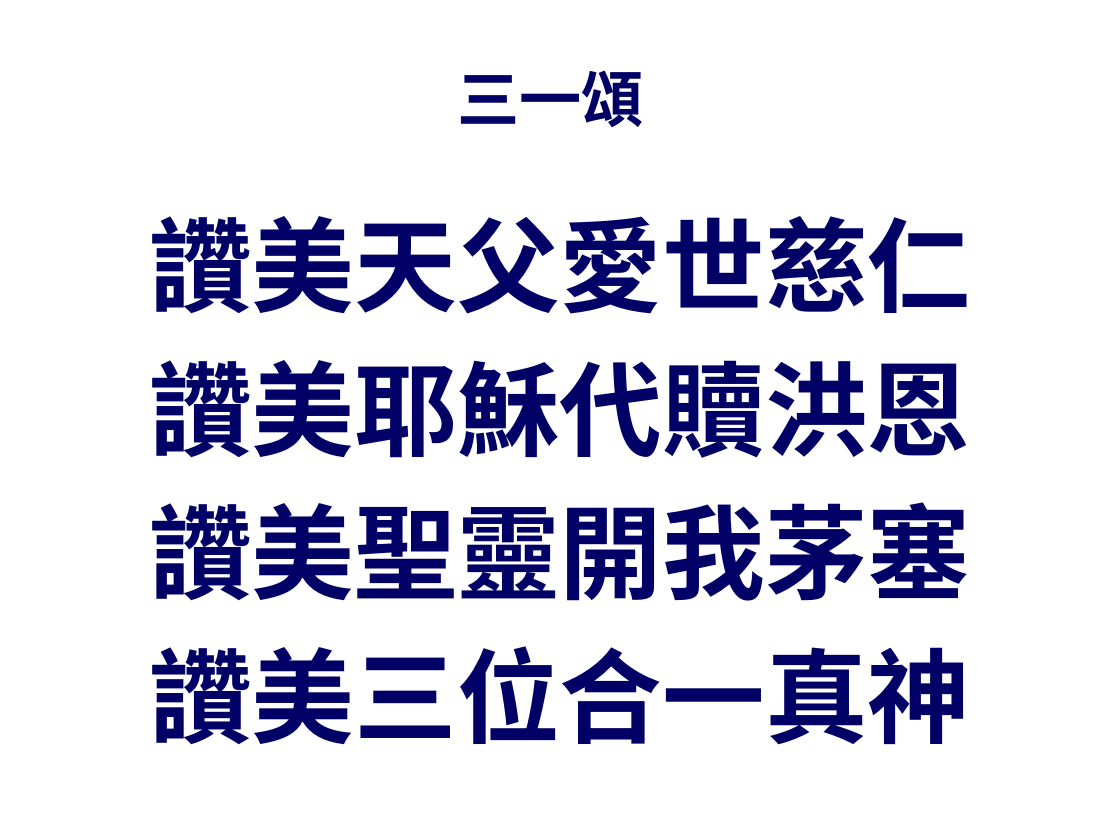
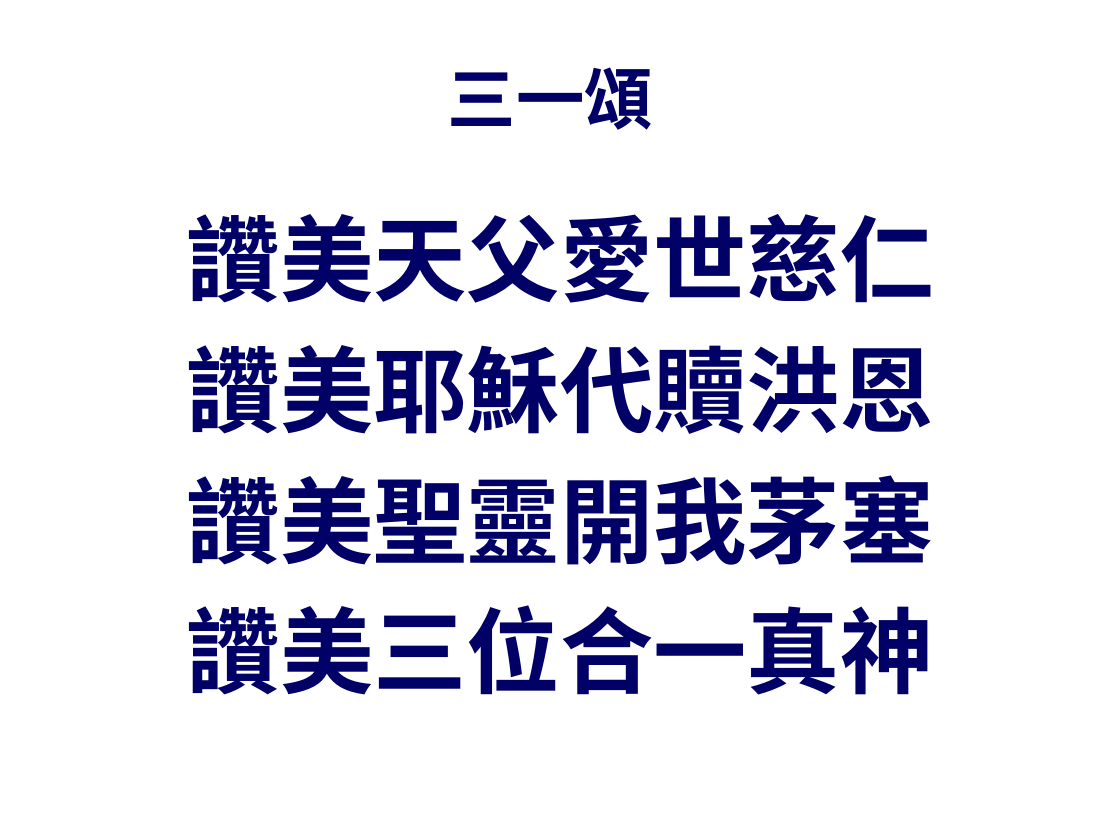
Before and after one commit to batisuoc/other-ppts, a slide deck: slide 17 of 崇拜流程.pptx. Drawn at 1120x840 pixels with LibreOffice and Linux fonts; fonts in the diff are those of the drawing; background and template pictures are left out. Boxes give left, top, right and bottom in pixels: in the first picture for what was removed or moved away, otherwise in the second. Text is boxed around its words. In the diff, an @@ line names an element or a change of style, - is before the commit and + after.

```diff
--- a/崇拜流程.pptx
+++ b/崇拜流程.pptx
@@ title "三一頌" at <box>448,67,653,130</box>: size 40 to 44 pt @@
@@ text "讚美天父愛世慈仁" at <box>187,214,934,695</box>: size 66 to 60 pt; less space between paragraphs @@
```
Also in this commit, not shown: 20 other slides changed, 7 other files.
